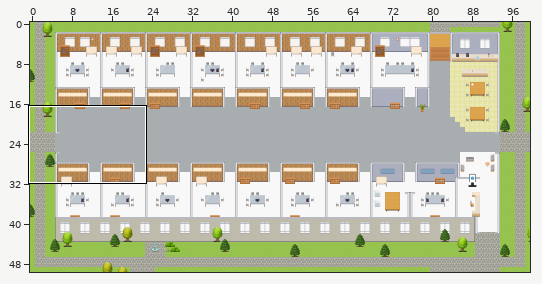
An edit to a level. Tiled map (JSON), maps/CH-Consumer-Customer-Experience-Platform.tmj. The picture above shows the old version from afar; the outline marks the close-up.
Close-up. Old version:
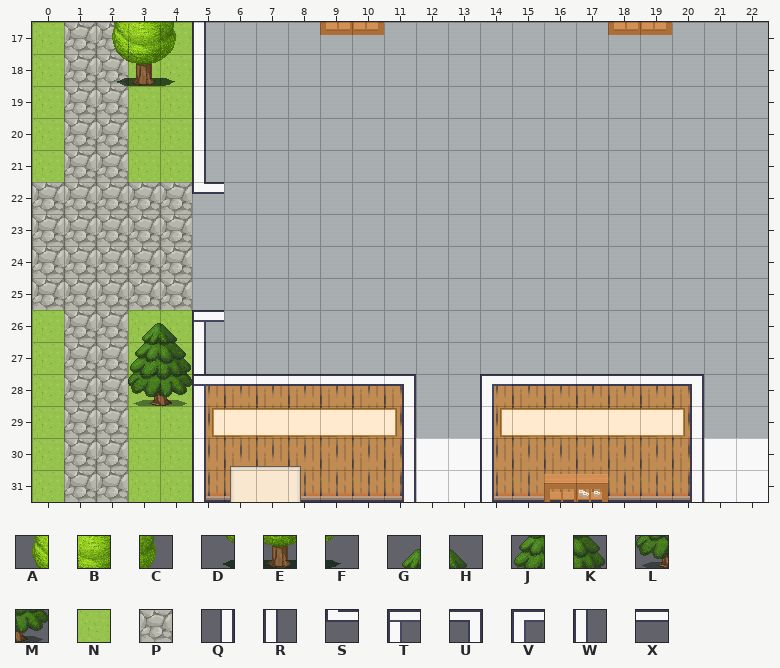
Cells are 32x32 px. Shown: x 0..22, y 17..31. The commit also changed other parts of the map, which this record leaves out.
Key: from "Exterior": A 103, B 104, C 105, D 128, E 129, F 130, G 275, H 276, J 300, K 301, L 325, M 326, N 629, P 638; from "room2": Q 5, R 6, S 23, T 27, U 39, V 40, W 47, X 63.
_ is an empty cell, # one hidden under a higher layer.
Layers that did not change in this view are not listed.
Layer "outside" before, first column x 0:
17 NPP#N##################
18 NPPNN##################
19 #PP####################
20 #PP####################
21 #######################
22 PPPPP##################
23 #PP####################
24 #######################
25 #######################
26 NPPNN##################
27 NPPNN##################
28 NPPNN##################
29 NPPNN##################
30 NPPNN##################
31 NPPNN##################
Layer "walls" before, first column x 0:
17 _____W_________________
18 _____W_________________
19 _____R_________________
20 _____R_________________
21 _____R_________________
22 _____S_________________
23 _______________________
24 _______________________
25 _______________________
26 _____T_________________
27 _____R_________________
28 _____TXXXXXU__VXXXXXU__
29 _____R_____Q__R_____Q__
30 _____R_____Q__R_____Q__
31 _____R_____Q__R_____Q__
Layer "trees" before, first column x 0:
17 __ABC__________________
18 __DEF__________________
19 N__NN__________________
20 N__NN__________________
21 NPPNN__________________
22 _______________________
23 P__PP__________________
24 PPPPP__________________
25 PPPPP__________________
26 ___GH__________________
27 ___JK__________________
28 ___LM__________________
29 _______________________
30 _______________________
31 _______________________
The same view after the edit:
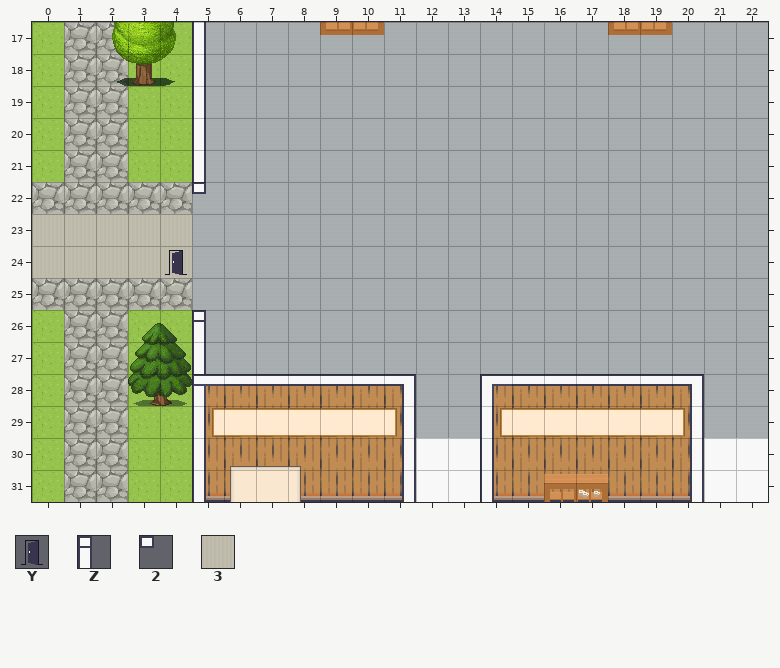
Further tiles: from "User_Zones": Y 65; from "room2": Z 30, 2 64, 3 328.
From old to new:
Changed rows in their new state; . is an unchanged cell.
Layer "outside":
first column x 0:
23 33333
24 33333
Layer "walls":
first column x 5:
22 2
first column x 5:
26 Z
Layer "trees":
first column x 0:
23 _..__
24 _____
Layer "zones":
first column x 4:
24 Y
